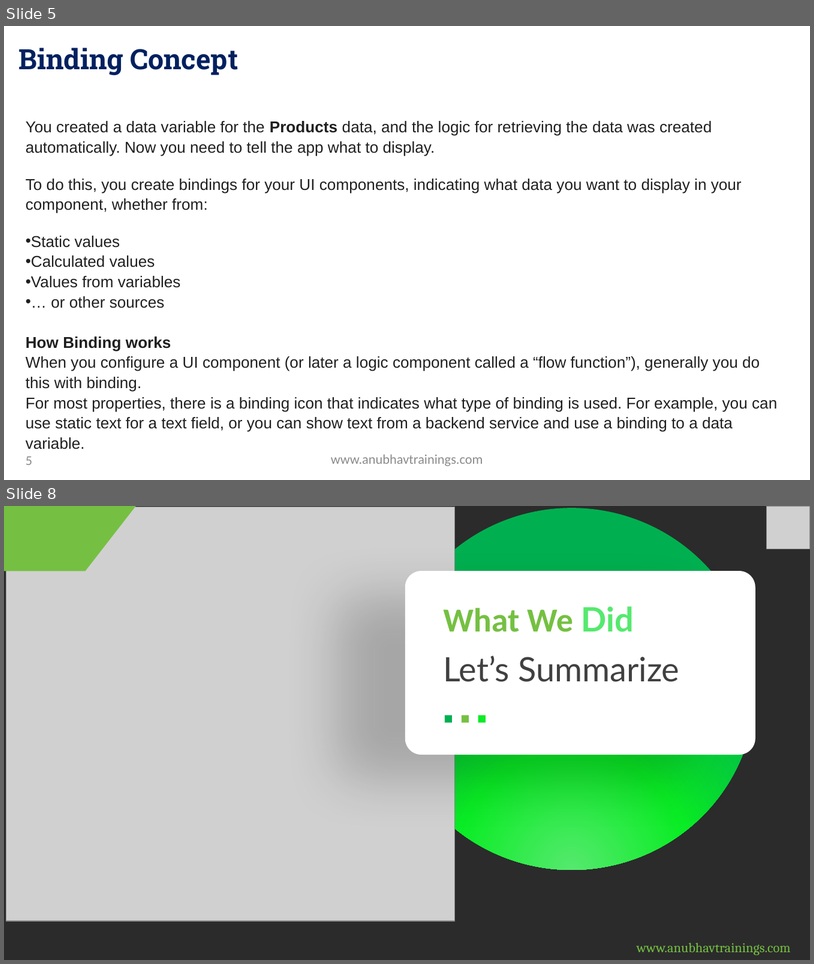
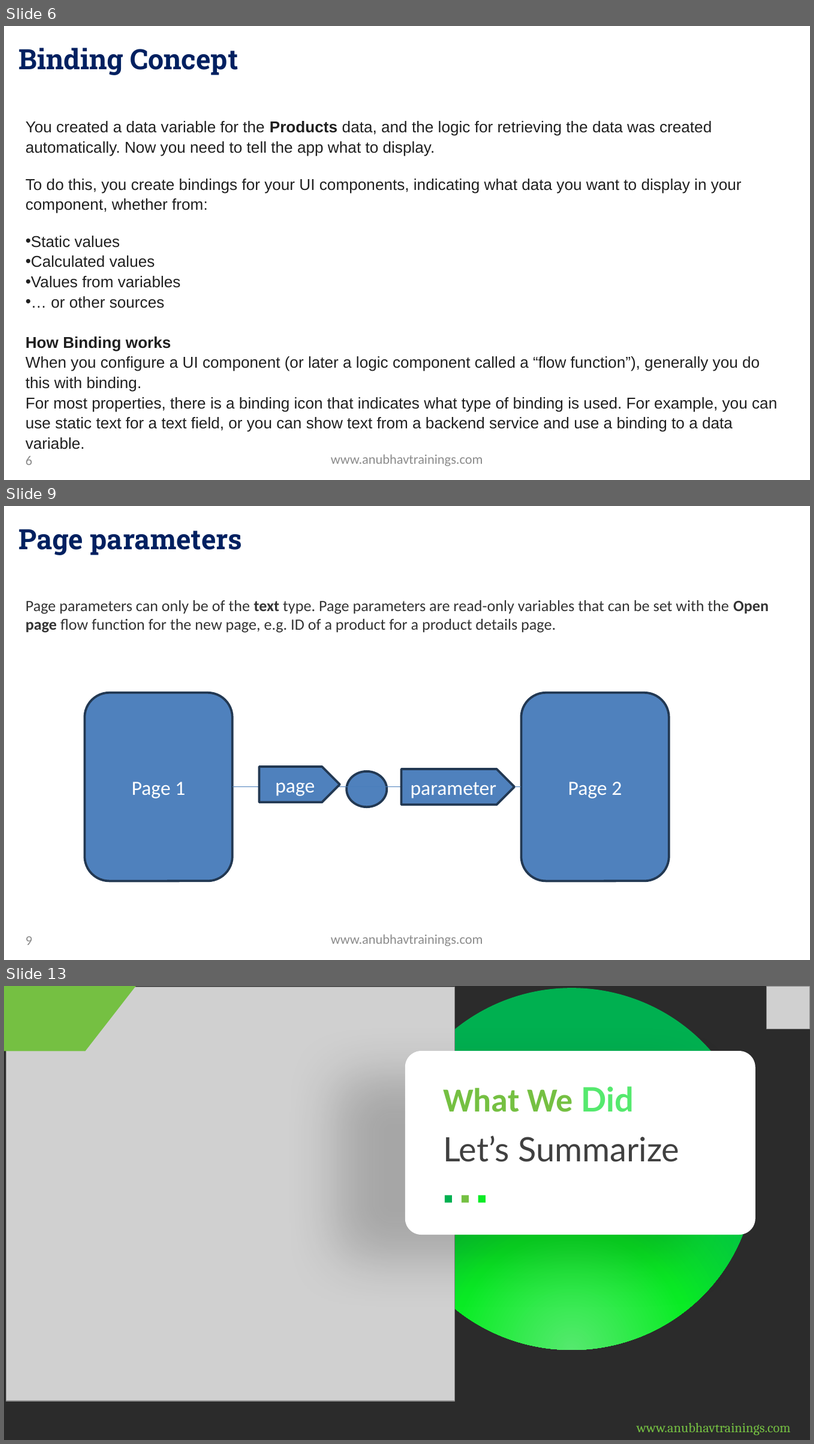
Before and after one commit to soyuztechnologies/SAP_Build_End_to_End, a slide deck: Day 23/SAP Build Training Day 23.pptx. Shown one above the other, each under a label of ours: slides 5 and 8 before the commit, slides 6, 9 and 13 after it; the slides between them are not shown. The pictures are 814x964 and 814x1444 pixels, drawn with LibreOffice and Linux fonts; fonts in the diff are those of the drawing; grey boxes stand for pictures; background and template pictures are left out; a plain dark background stands for a picture behind light text. Boxes give left, top, right and bottom in pixels: in the first picture for what was removed or moved away, otherwise in the second. Text is boxed around its words. In the diff, an @@ line names an element or a change of style, - is before the commit and + after.

```diff
--- a/Day 23/SAP Build Training Day 23.pptx
+++ b/Day 23/SAP Build Training Day 23.pptx
@@ slide 9 added at box(4, 506, 810, 960), background picture (left out) @@
@@ title added at box(18, 529, 243, 555), 25 pt, text gradient #002060 to #0070C0, bold @@
+Page parameters
@@ text added at box(26, 600, 769, 633), 14 pt, text #333333 @@
+Page parameters can only be of the text type. Page parameters are read-only variables that can be set with the Open page flow function for the new page, e.g. ID of a product for a product details page.
@@ rounded rectangle added at box(84, 692, 232, 880), fill #4F81BD, outline #233953 2 pt, 18 pt, text #FFFFFF @@
+Page 1
@@ rounded rectangle added at box(522, 692, 669, 880), fill #4F81BD, outline #233953 2 pt, 18 pt, text #FFFFFF @@
+Page 2
@@ pentagon arrow added at box(260, 766, 340, 802), fill #4F81BD, outline #233953 2 pt, 18 pt, text #FFFFFF @@
+page
@@ ellipse added at box(347, 771, 387, 807), fill #4F81BD, outline #233953 2 pt @@
@@ pentagon arrow added at box(402, 769, 515, 804), fill #4F81BD, outline #233953 2 pt, 18 pt, text #FFFFFF @@
+parameter
@@ line added from (232, 787) to (522, 787), #4B7EBC 0.75 pt @@
@@ page number added at box(26, 936, 32, 945), 12 pt, text #8C8C8C @@
+9
@@ text added at box(331, 934, 483, 946), 12 pt, text #8C8C8C @@
+www.anubhavtrainings.com
@@ what was slide 5 is now slide 6 @@
@@ page number at box(26, 456, 32, 465): text changed @@
-5
+6
@@ what was slide 8 is now slide 13 @@
```
Also in this commit, not shown: 3 slides changed, 4 other slides added, 1 other file.
